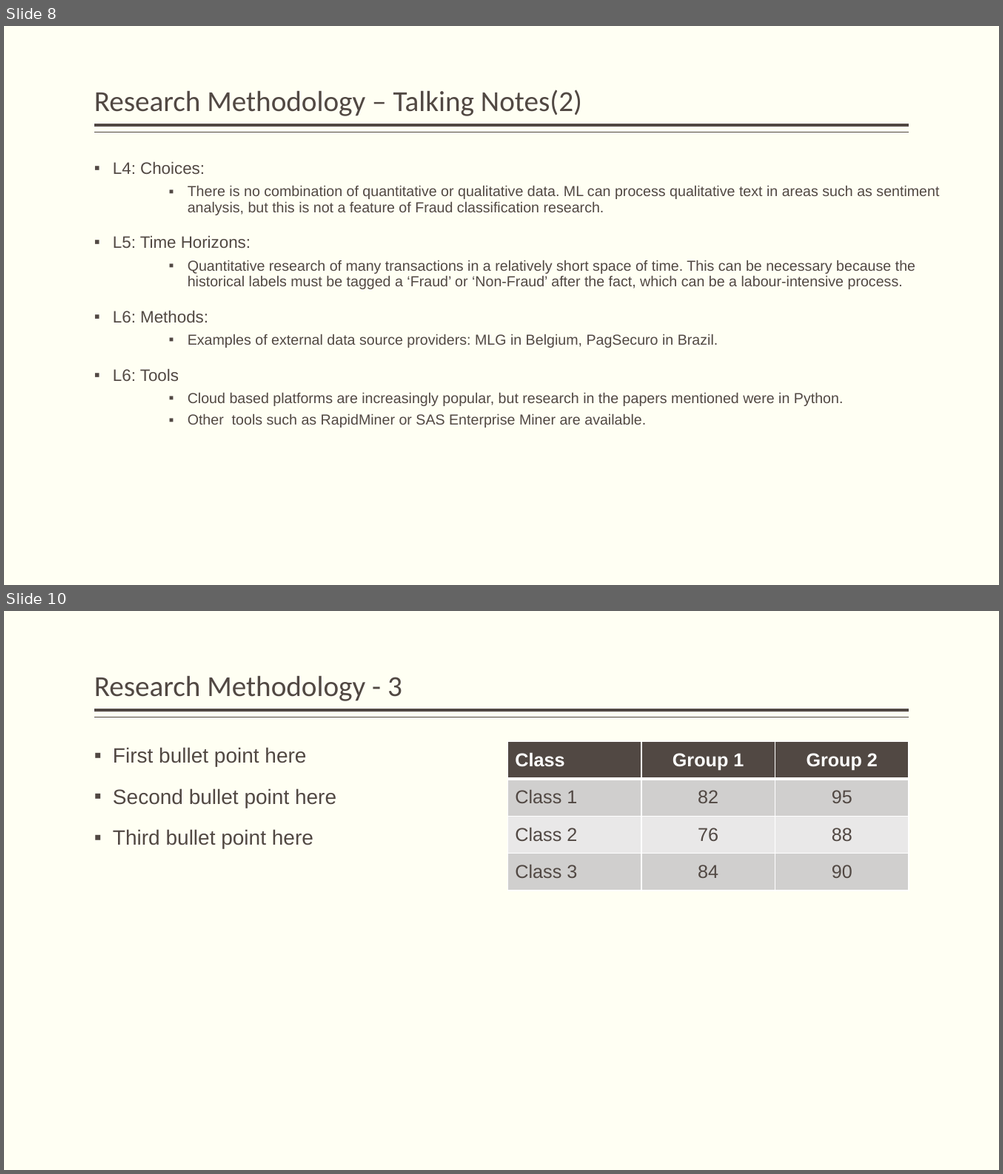
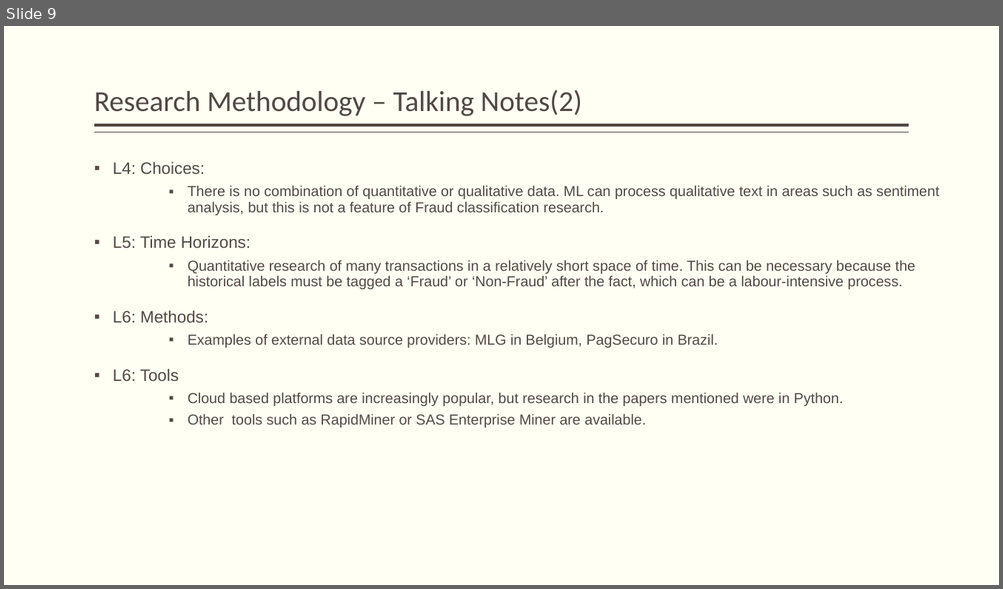
Before and after one commit to JackDaedalus/Sci-Research, a slide deck: PPT/My Topic CC Fraud cf v1-1 150222.pptx. Shown one above the other, each under a label of ours: slides 8 and 10 before the commit, slide 9 after it; the slides between them are not shown. The pictures are 1003x1174 and 1003x589 pixels, drawn with LibreOffice and Linux fonts; fonts in the diff are those of the drawing. Boxes give left, top, right and bottom in pixels: in the first picture for what was removed or moved away, otherwise in the second. Text is boxed around its words. In the diff, an @@ line names an element or a change of style, - is before the commit and + after.

```diff
--- a/PPT/My Topic CC Fraud cf v1-1 150222.pptx
+++ b/PPT/My Topic CC Fraud cf v1-1 150222.pptx
@@ slide 10 removed at [4, 611, 999, 1170], background #FFFFF3; not listed: 2 template elements that a slide beside it also shows @@
@@ title removed at [94, 675, 402, 701] @@
-Research Methodology - 3
@@ table removed at [508, 741, 908, 891], 4 rows, 3 columns @@
-Class | Group 1 | Group 2
-Class 1 | 82 | 95
-Class 2 | 76 | 88
-Class 3 | 84 | 90
@@ text removed at [113, 747, 336, 849] @@
-▪ First bullet point here
-▪ Second bullet point here
-▪ Third bullet point here
@@ what was slide 8 is now slide 9 @@
```
Also in this commit, not shown: 5 slides changed, 1 slide added, 1 other slide removed, 20 other files.
